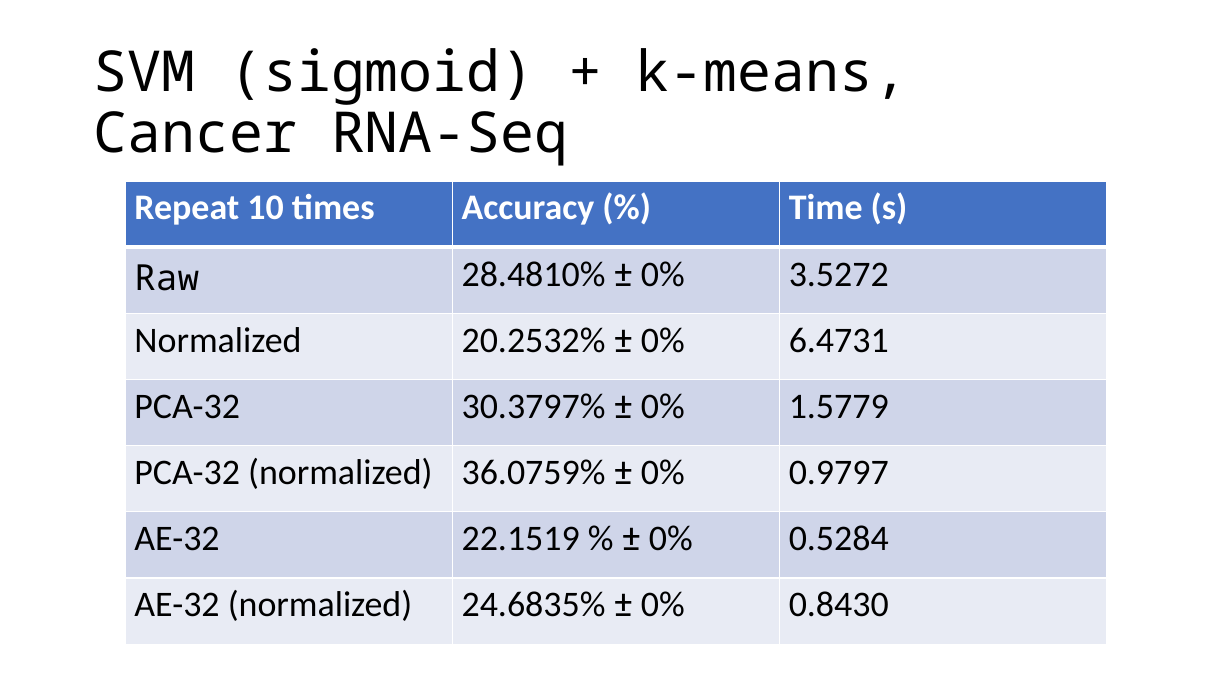
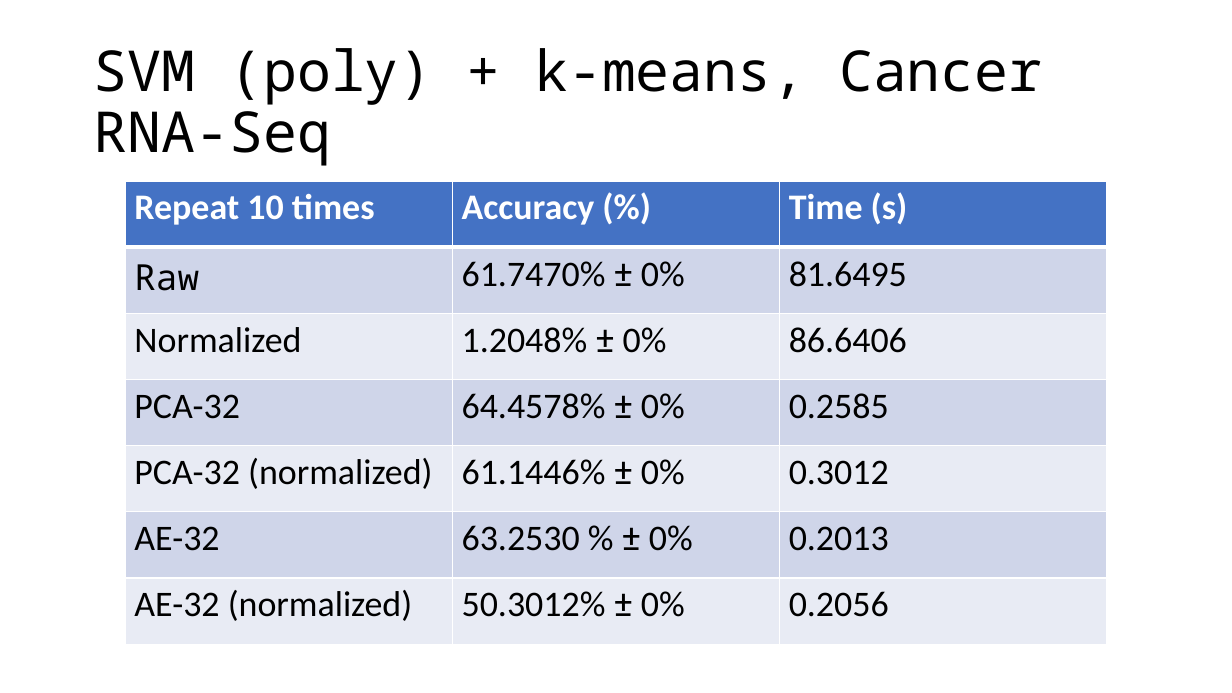
Before and after one commit to OEmiliatanO/CSE_data_mining, a slide deck: slide 31 of final/ppt/第八組.pptx (slide 27 before the commit). Drawn at 1232x693 pixels with LibreOffice and Linux fonts; fonts in the diff are those of the drawing. Boxes give left, top, right and bottom in pixels: in the first picture for what was removed or moved away, otherwise in the second. Text is boxed around its words. In the diff, an @@ line names an element or a change of style, - is before the commit and + after.

Commit message:
update ppt

```diff
--- a/final/ppt/第八組.pptx
+++ b/final/ppt/第八組.pptx
@@ title at bbox=[94, 48, 1042, 166]: text changed @@
-SVM (sigmoid) + k-means, Cancer RNA-Seq
+SVM (poly) + k-means, Cancer RNA-Seq
@@ table at bbox=[126, 181, 1107, 644] @@
-row 2, column 2: 28.4810% ± 0%
+row 2, column 2: 61.7470% ± 0%
-row 2, column 3: 3.5272
+row 2, column 3: 81.6495
-row 3, column 2: 20.2532% ± 0%
+row 3, column 2: 1.2048% ± 0%
-row 3, column 3: 6.4731
+row 3, column 3: 86.6406
-row 4, column 2: 30.3797% ± 0%
+row 4, column 2: 64.4578% ± 0%
-row 4, column 3: 1.5779
+row 4, column 3: 0.2585
-row 5, column 2: 36.0759% ± 0%
+row 5, column 2: 61.1446% ± 0%
-row 5, column 3: 0.9797
+row 5, column 3: 0.3012
-row 6, column 2: 22.1519 % ± 0%
+row 6, column 2: 63.2530 % ± 0%
-row 6, column 3: 0.5284
+row 6, column 3: 0.2013
-row 7, column 2: 24.6835% ± 0%
+row 7, column 2: 50.3012% ± 0%
-row 7, column 3: 0.8430
+row 7, column 3: 0.2056
```
Also in this commit, not shown: 3 other slides changed, 11 slides added, 9 slides removed.
